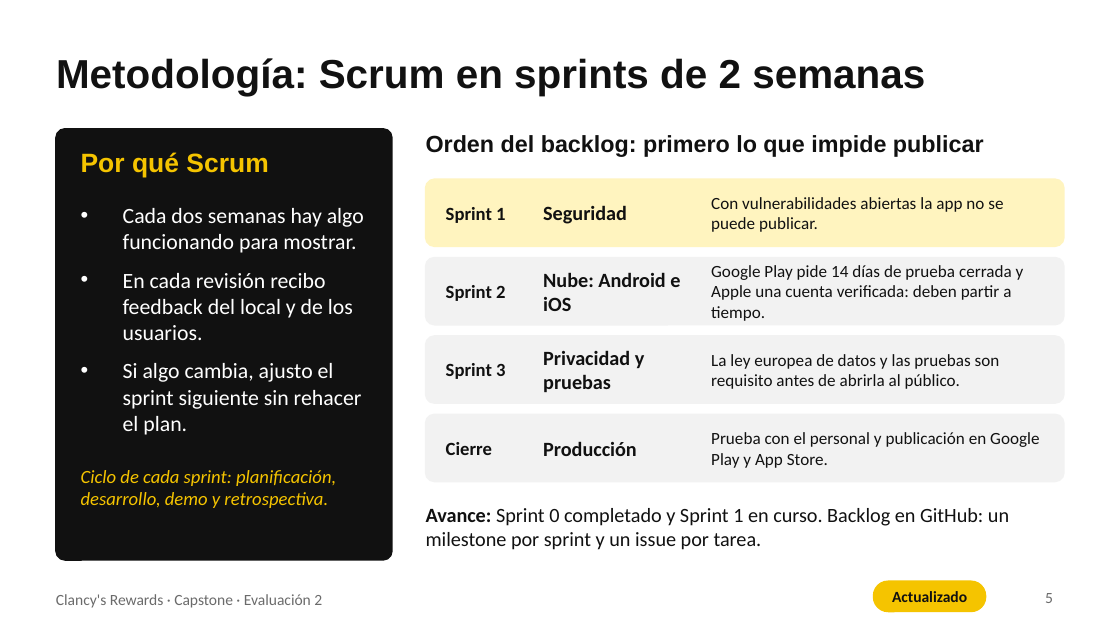
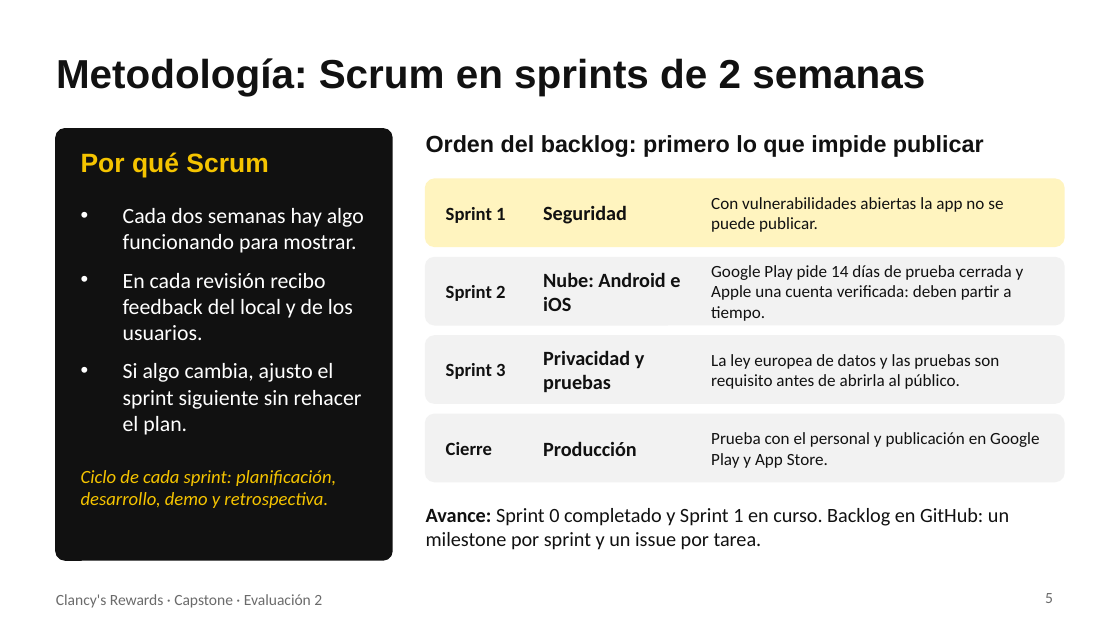
Before and after one commit to 44ndy/clancys-rewards, a slide deck: slide 5 of Fase 2/Evidencias Proyecto/Presentación Proyecto.pptx. Drawn at 1120x630 pixels with LibreOffice and Linux fonts; fonts in the diff are those of the drawing. Boxes give left, top, right and bottom in pixels: in the first picture for what was removed or moved away, otherwise in the second. Text is boxed around its words. In the diff, an @@ line names an element or a change of style, - is before the commit and + after.

Commit message:
Mostrar el estado actual de la app y simplificar la lámina de requisitos

```diff
--- a/Fase 2/Evidencias Proyecto/Presentación Proyecto.pptx
+++ b/Fase 2/Evidencias Proyecto/Presentación Proyecto.pptx
@@ rounded rectangle removed at [874,581,986,612] @@
@@ text removed at [892,591,967,602] @@
-Actualizado
```
Also in this commit, not shown: 3 other slides changed, 1 slide added, 1 slide removed.
